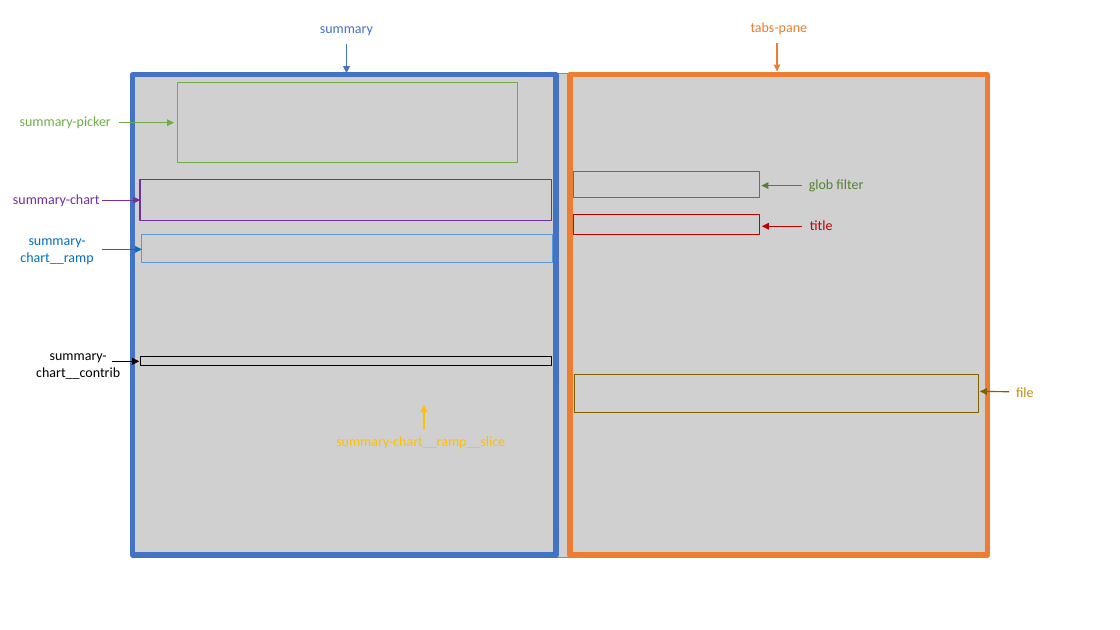
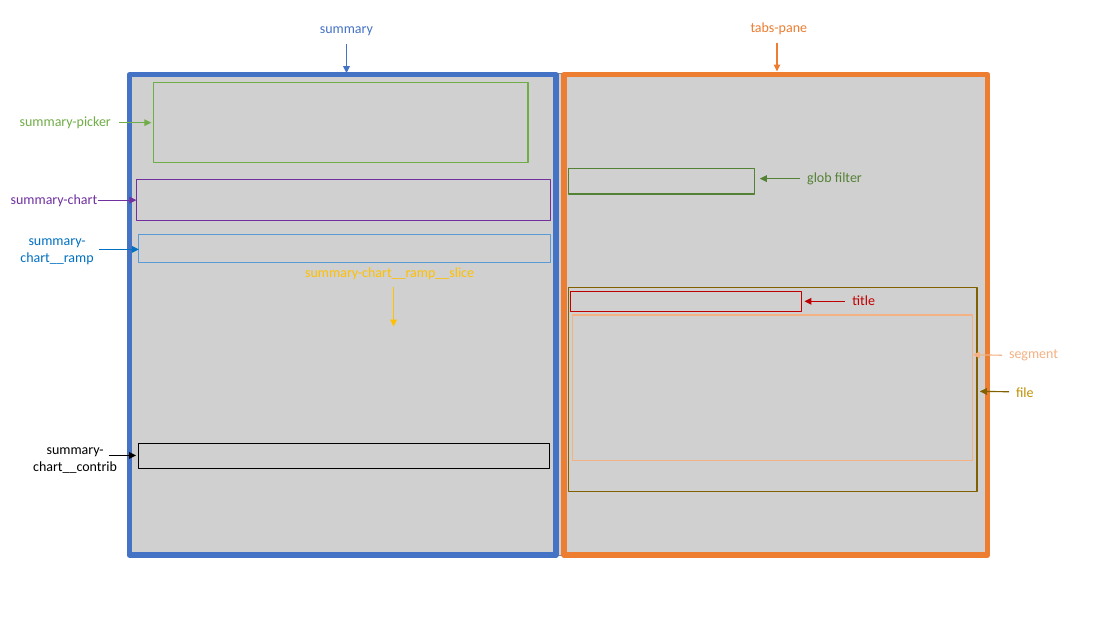
Before and after one commit to reposense/RepoSense, a slide deck: slide 1 of docs/diagrams/report-summary.pptx. Drawn at 1120x630 pixels with LibreOffice and Linux fonts; fonts in the diff are those of the drawing; grey boxes stand for pictures. Boxes give left, top, right and bottom in pixels: in the first picture for what was removed or moved away, otherwise in the second. Text is boxed around its words. In the diff, an @@ line names an element or a change of style, - is before the commit and + after.

Commit message:
Update report-summary diagram with latest ui and components

```diff
--- a/docs/diagrams/report-summary.pptx
+++ b/docs/diagrams/report-summary.pptx
@@ rectangle: place and size @@
-rectangle at <box>133,75,556,555</box>
+rectangle at <box>129,75,556,555</box>
@@ rectangle: place and size @@
-rectangle at <box>177,82,518,162</box>
+rectangle at <box>154,82,528,162</box>
@@ rectangle: place and size @@
-rectangle at <box>571,75,988,555</box>
+rectangle at <box>565,75,988,555</box>
@@ arrow moved from (119, 123) - (174, 123) to (119, 123) - (151, 123) @@
@@ 2 arrows, 2 rectangles: place and size @@
-2 arrows, 2 rectangles at <box>102,171,760,250</box>
+2 arrows, 2 rectangles at <box>98,169,755,250</box>
@@ arrow moved from (802, 186) - (762, 186) to (800, 179) - (760, 179) @@
@@ text "glob filter": place and size @@
-text "glob filter" at <box>809,179,863,192</box>
+text "glob filter" at <box>807,172,862,185</box>
@@ text "summary-chart__ramp__slice": place and size @@
-text "summary-chart__ramp__slice" at <box>336,436,505,449</box>
+text "summary-chart__ramp__slice" at <box>305,267,474,280</box>
@@ arrow moved from (424, 429) - (424, 405) to (394, 287) - (394, 327) @@
@@ rectangle: place and size @@
-rectangle at <box>575,375,979,413</box>
+rectangle at <box>569,288,978,492</box>
@@ rectangle: place and size @@
-rectangle at <box>574,215,760,235</box>
+rectangle at <box>571,292,802,312</box>
@@ text "title": place and size @@
-text "title" at <box>810,220,833,230</box>
+text "title" at <box>852,295,875,305</box>
@@ rectangle added at <box>572,315,972,460</box>, outline #F4B183 1 pt @@
@@ arrow moved from (802, 226) - (762, 226) to (845, 302) - (805, 302) @@
@@ arrow added from (1002, 355) to (973, 355), #F4B183 1 pt @@
@@ text added at <box>1009,349,1058,361</box>, 12 pt, text #F4B183 @@
+segment
@@ text "summary-": place and size @@
-text "summary-" at <box>36,353,120,379</box>
+text "summary-" at <box>33,447,117,473</box>
@@ rectangle: place and size @@
-rectangle at <box>140,356,552,365</box>
+rectangle at <box>138,444,549,469</box>
@@ arrow moved from (112, 361) - (139, 361) to (108, 455) - (136, 455) @@
```
Also in this commit, not shown: 1 other file.
